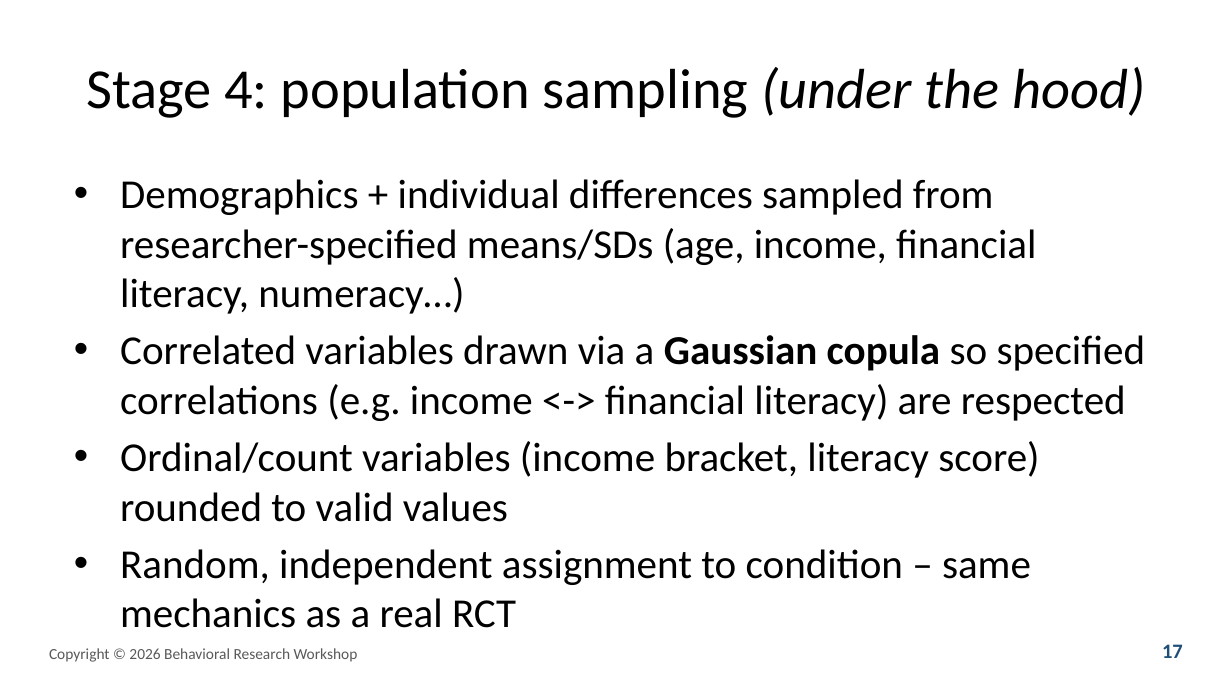
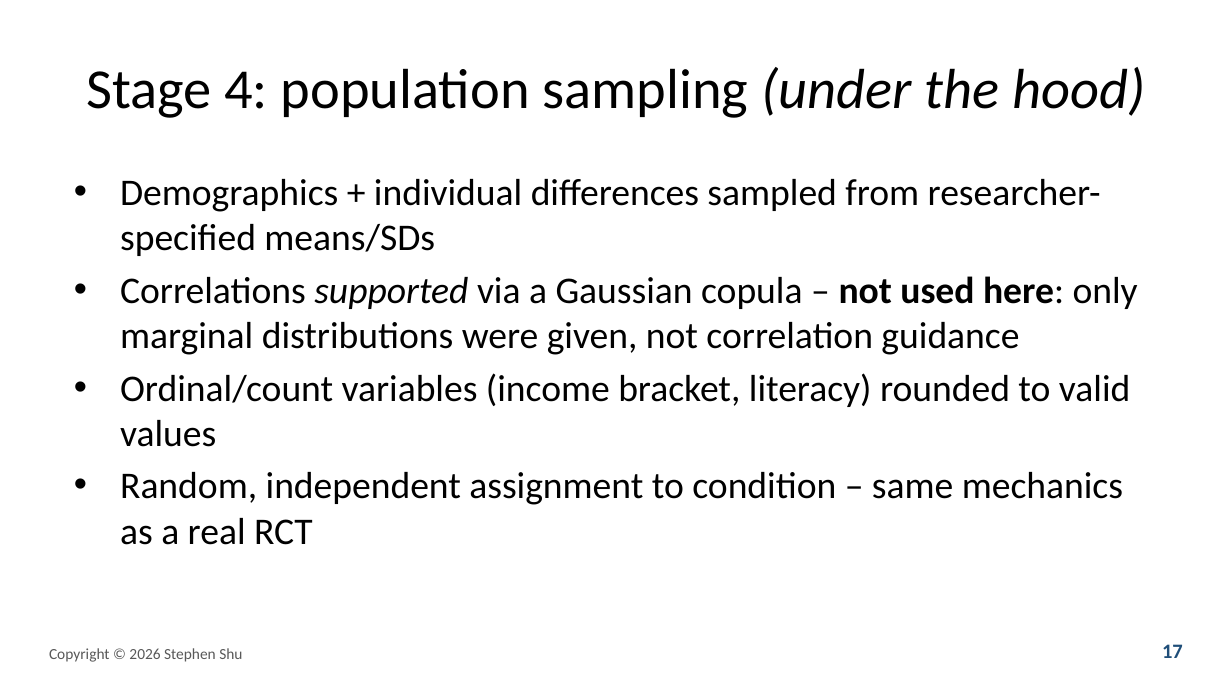
Before and after one commit to prof-stephenshu/behavioral-research-env, a slide deck: slide 17 of presentations/2026-workshop/slides.pptx. Drawn at 1232x693 pixels with LibreOffice and Linux fonts; fonts in the diff are those of the drawing. Boxes give left, top, right and bottom in pixels: in the first picture for what was removed or moved away, otherwise in the second. Text is boxed around its words. In the diff, an @@ line names an element or a change of style, - is before the commit and + after.

```diff
--- a/presentations/2026-workshop/slides.pptx
+++ b/presentations/2026-workshop/slides.pptx
@@ text at [120, 179, 1138, 447]: text changed; size 24 to 22 pt @@
-• Demographics + individual differences sampled from researcher-specified means/SDs (age, income, financial literacy, numeracy…)
-• Correlated variables drawn via a Gaussian copula so specified correlations (e.g. income <-> financial literacy) are respected
-• Ordinal/count variables (income bracket, literacy score) rounded to valid values
+• Demographics + individual differences sampled from researcher-specified means/SDs
+• Correlations supported via a Gaussian copula – not used here: only marginal distributions were given, not correlation guidance
+• Ordinal/count variables (income bracket, literacy) rounded to valid values
@@ text at [120, 472, 1123, 545]: size 24 to 22 pt in "Random, independent assignment to condition – same ..." @@
@@ text at [49, 648, 242, 662]: text changed @@
-Copyright © 2026 Behavioral Research Workshop
+Copyright © 2026 Stephen Shu
```
Also in this commit, not shown: 29 other slides changed, 1 slide added, 4 other files.
